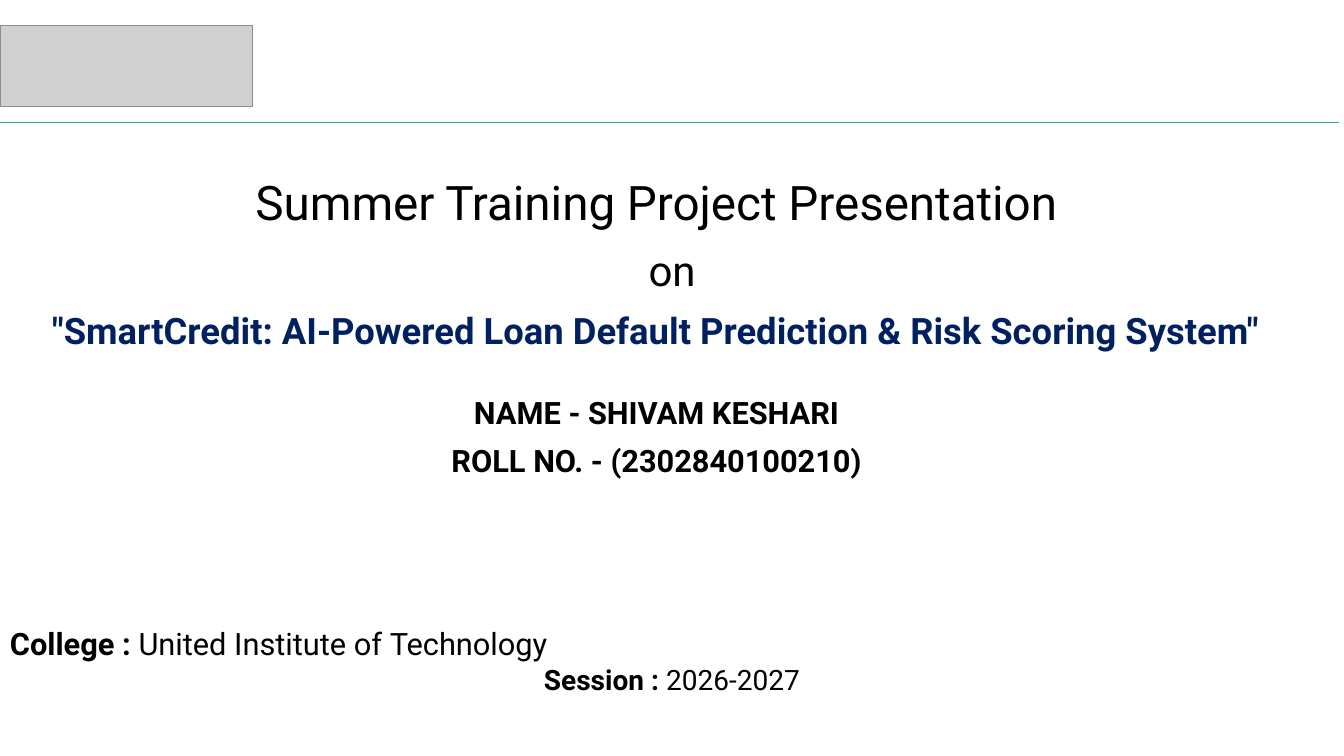
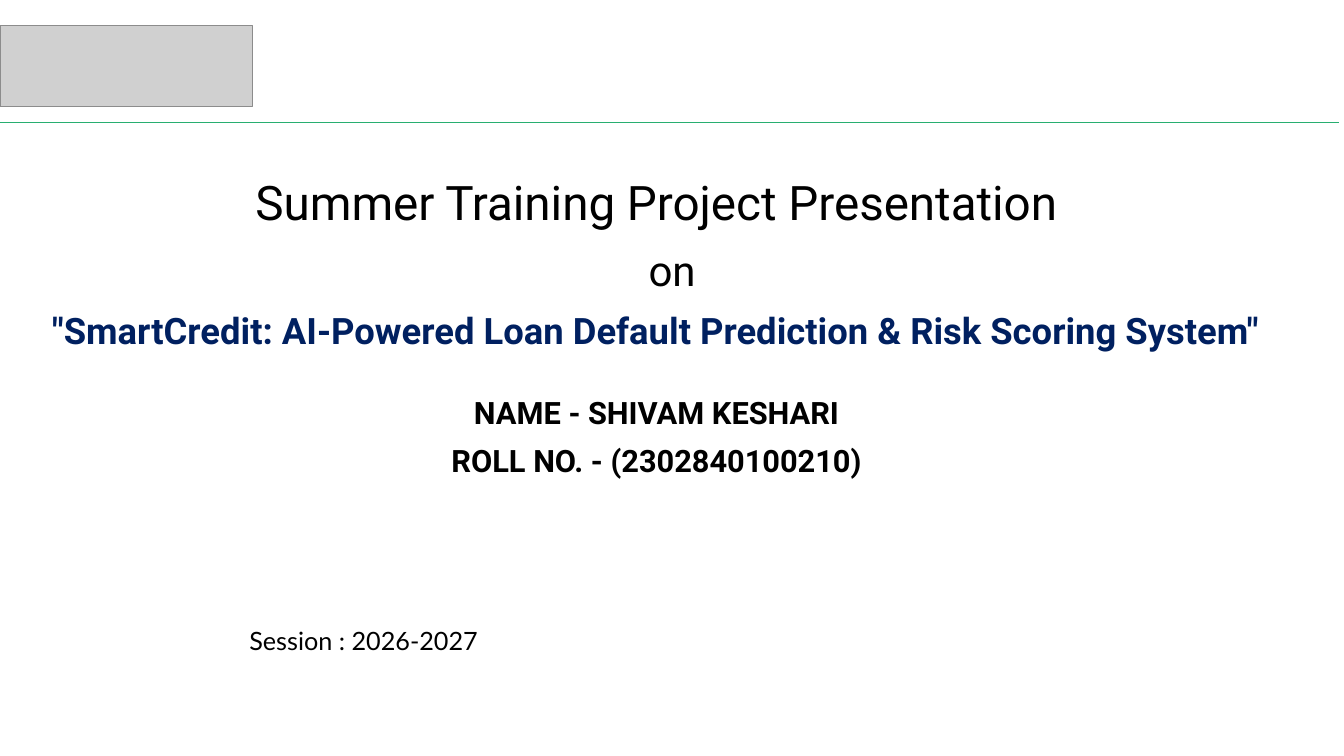
Before and after one commit to S1h2i3v4a/AI_ML, a slide deck: slide 1 of SmartCredit/smartCredit.pptx. Drawn at 1344x756 pixels with LibreOffice and Linux fonts; fonts in the diff are those of the drawing; grey boxes stand for pictures. Boxes give left, top, right and bottom in pixels: in the first picture for what was removed or moved away, otherwise in the second. Text is boxed around its words. In the diff, an @@ line names an element or a change of style, - is before the commit and + after.

Commit message:
docs: update report and presentation without college branding starting from index

```diff
--- a/SmartCredit/smartCredit.pptx
+++ b/SmartCredit/smartCredit.pptx
@@ text at (249, 631, 478, 651): text changed; size 22 to 18 pt; font Roboto to Lato @@
-College : United Institute of Technology
-Session : 2026-2027
+Session : 2026-2027
```
Also in this commit, not shown: 10 other slides changed, 4 other files.
